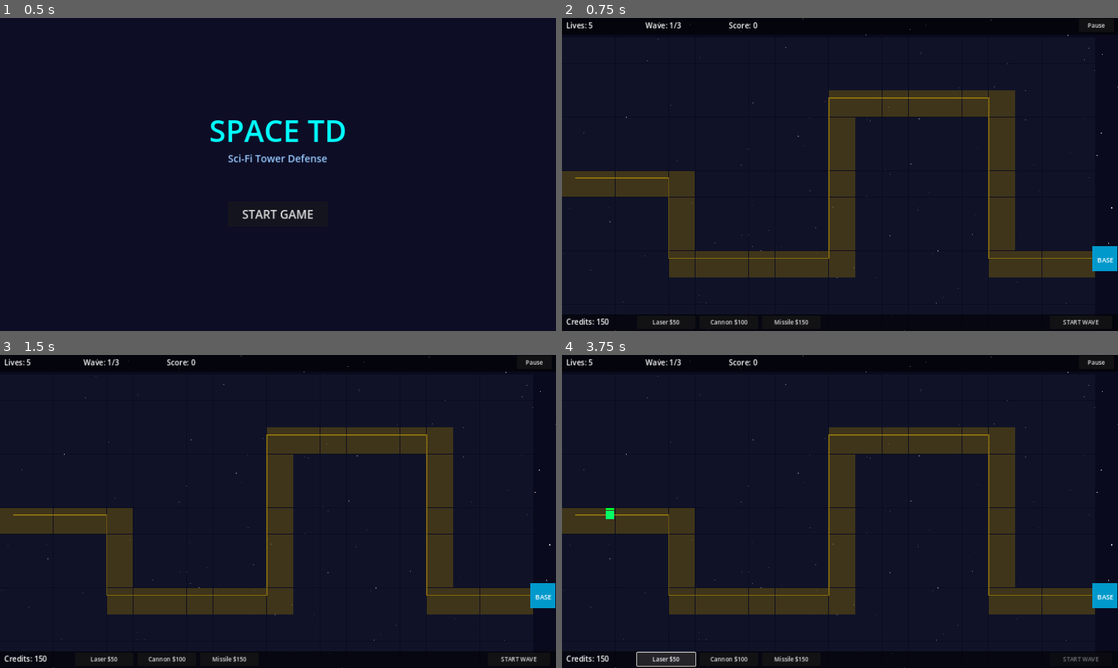
Above: before the commit, frames 1-4 (two rows, left to right).
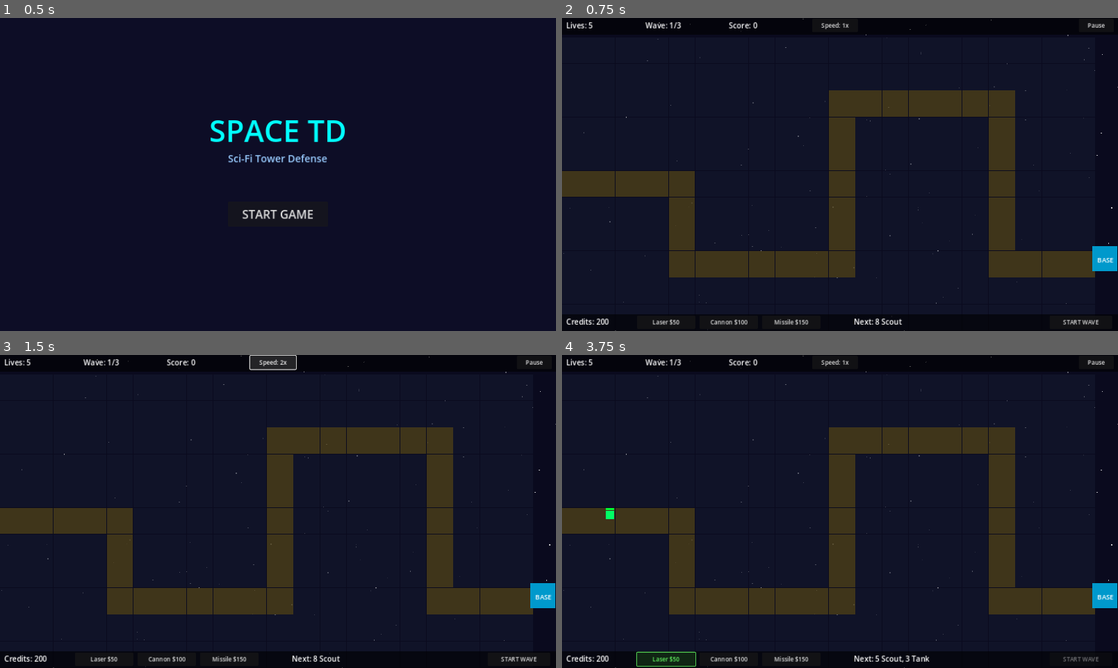
Above: after the commit, the same moments.

Repository: brew354/void_TD
Game: Godot game, scene res://Scenes/MenuScene.tscn
The game is run twice, just before and just after one commit, with the same random seed, the same clock (stepped at 60 frames per second) and the same inputs.
Inputs (mouse positions are in pixels of both pictures, inside the frame that each line leads up to):
- Up to frame 1 (0.5 s): no input
- Up to frame 2 (0.75 s): click "START GAME" at 0.5 s
- Up to frame 3 (1.5 s): click (272, 361) at 1.25 s, where only the run after the commit has a clickable "Speed: 1x"
- Up to frame 4 (3.75 s): click (834, 361) at 2 s, where only the run after the commit has a clickable "Speed: 2x"; click "START WAVE" at 2.75 s; click "Laser $50" at 3.5 s

Frame 1 is identical in both runs. In frame 2, 0.8% of the frame differs, in the area x 2-96%, y 1-98%; in frame 3, 1.1%, in the area x 2-96%, y 0-98%; in frame 4, 1.0%.

Commit message:
Add 7 gameplay and UX improvements
- Starting credits raised from 150 to 200
- Tower sell: right-click occupied tile for 50% credit refund
- Range rings hidden by default, shown on tower hover
- Selected tower button highlighted in green
- Wave preview label shows next wave composition
- Speed toggle button (1x/2x) in top bar
- Debug path line removed from gameplay

Co-Authored-By: Claude Sonnet 4.6 <noreply@anthropic.com>

Diff:
--- a/SpaceTD/HUD/HUDNode.gd
+++ b/SpaceTD/HUD/HUDNode.gd
@@ -7,13 +7,18 @@
 signal tower_selected(tower_type)
 signal start_wave_pressed
 signal pause_pressed
+signal speed_toggled(fast: bool)
 
 var _lives_label: Label
 var _wave_label: Label
 var _score_label: Label
 var _credits_label: Label
+var _next_wave_label: Label
 var _start_wave_btn: Button
 var _pause_btn: Button
+var _speed_btn: Button
+var _tower_btns: Array = []
+var _fast_mode: bool = false
 
 func _ready() -> void:
 	_build_hud()
@@ -45,6 +50,11 @@
 	_score_label = _make_label("Score: 0", Vector2(400, 5))
 	add_child(_score_label)
 
+	# Top: Speed toggle
+	_speed_btn = _make_button("Speed: 1x", Vector2(600, 2), Vector2(110, 30))
+	_speed_btn.pressed.connect(_on_speed_btn_pressed)
+	add_child(_speed_btn)
+
 	# Top: Pause button
 	_pause_btn = _make_button("Pause", Vector2(1240, 2), Vector2(84, 30))
 	_pause_btn.pressed.connect(func(): pause_pressed.emit())
@@ -63,8 +73,16 @@
 	for td in tower_defs:
 		var btn = _make_button(td[1], td[2], Vector2(140, 28))
 		var t = td[0]
-		btn.pressed.connect(func(): tower_selected.emit(t))
+		btn.pressed.connect(func():
+			tower_selected.emit(t)
+			set_selected_tower(t)
+		)
 		add_child(btn)
+		_tower_btns.append(btn)
+
+	# Bottom: Next wave preview
+	_next_wave_label = _make_label("", Vector2(700, 715))
+	add_child(_next_wave_label)
 
 	# Bottom: Start Wave button
 	_start_wave_btn = _make_button("START WAVE", Vector2(1170, 713), Vector2(150, 28))
@@ -101,3 +119,15 @@
 
 func set_start_wave_enabled(enabled: bool) -> void:
 	_start_wave_btn.disabled = not enabled
+
+func set_selected_tower(type: TowerDefinition.TowerType) -> void:
+	for i in _tower_btns.size():
+		_tower_btns[i].modulate = Color(0.4, 1.0, 0.4) if i == int(type) else Color(1, 1, 1)
+
+func update_next_wave(text: String) -> void:
+	_next_wave_label.text = text
+
+func _on_speed_btn_pressed() -> void:
+	_fast_mode = not _fast_mode
+	_speed_btn.text = "Speed: 2x" if _fast_mode else "Speed: 1x"
+	speed_toggled.emit(_fast_mode)
--- a/SpaceTD/Models/GameConfig.gd
+++ b/SpaceTD/Models/GameConfig.gd
@@ -8,6 +8,8 @@
 const SCENE_WIDTH: float = 1334.0
 const SCENE_HEIGHT: float = 750.0
 const STARTING_LIVES: int = 5
+const STARTING_CREDITS: int = 200
+const WAVE_COMPLETE_BONUS: int = 50
 
 # Path waypoints in scene coordinates
 const PATH_WAYPOINTS: Array = [
--- a/SpaceTD/Nodes/TowerNode.gd
+++ b/SpaceTD/Nodes/TowerNode.gd
@@ -47,13 +47,15 @@
 	_body.position = Vector2(-20, -20)
 	add_child(_body)
 
-	# Range ring (debug visual)
+	# Range ring — visible on hover only
 	_range_ring = Node2D.new()
+	_range_ring.visible = false
 	add_child(_range_ring)
-	# We'll draw the ring via _draw on a separate node
 	var ring = _RangeRing.new()
 	ring.radius = range_radius
 	_range_ring.add_child(ring)
+	_body.mouse_entered.connect(func(): _range_ring.visible = true)
+	_body.mouse_exited.connect(func(): _range_ring.visible = false)
 
 func apply_stun(duration: float) -> void:
 	_stun_timer = max(_stun_timer, duration)
--- a/SpaceTD/Scenes/GameScene.gd
+++ b/SpaceTD/Scenes/GameScene.gd
@@ -15,10 +15,11 @@
 const HUDNode         = preload("res://HUD/HUDNode.gd")
 const GameOverScene   = preload("res://Scenes/GameOverScene.gd")
 const BaseNode        = preload("res://Nodes/BaseNode.gd")
+const WaveDefinition  = preload("res://Models/WaveDefinition.gd")
 
 # ── Game State ──────────────────────────────────────────────────────────────
 var lives: int = GameConfig.STARTING_LIVES
-var currency: int = 150
+var currency: int = GameConfig.STARTING_CREDITS
 var current_wave: int = 0
 var score: int = 0
 
@@ -51,7 +52,6 @@
 	_init_systems()
 	_build_grid()
 	_spawn_base()
-	_draw_path_debug()
 	_build_hud()
 
 # ── Layer Setup ───────────────────────────────────────────────────────────────
@@ -124,15 +124,6 @@
 	enemy_layer.add_child(base)
 	base.setup(GameConfig.PATH_WAYPOINTS[-1])
 
-func _draw_path_debug() -> void:
-	# Draw the path as a line for debugging
-	var line = Line2D.new()
-	line.width = 3.0
-	line.default_color = Color(1.0, 0.8, 0.0, 0.4)
-	for wp in GameConfig.PATH_WAYPOINTS:
-		line.add_point(wp)
-	path_layer.add_child(line)
-
 # ── HUD ───────────────────────────────────────────────────────────────────────
 func _build_hud() -> void:
 	hud = HUDNode.new()
@@ -140,6 +131,7 @@
 	hud.tower_selected.connect(_on_hud_tower_selected)
 	hud.start_wave_pressed.connect(_on_hud_start_wave)
 	hud.pause_pressed.connect(_on_hud_pause)
+	hud.speed_toggled.connect(_on_speed_toggled)
 	_refresh_hud()
 
 func _refresh_hud() -> void:
@@ -149,6 +141,17 @@
 	hud.update_score(score)
 	hud.update_credits(currency)
 	hud.set_start_wave_enabled(state_machine.can_start_wave())
+	hud.update_next_wave(_wave_preview_text())
+
+func _wave_preview_text() -> String:
+	var waves = WaveDefinition.all_waves()
+	var next_idx = wave_manager.current_wave_number() - 1
+	if next_idx >= waves.size():
+		return ""
+	var parts = []
+	for g in waves[next_idx].groups:
+		parts.append("%d %s" % [g.count, EnemyDefinition.stats(g.type)["label"]])
+	return "Next: " + ", ".join(parts)
 
 # ── Main Update Loop ──────────────────────────────────────────────────────────
 func _process(delta: float) -> void:
@@ -159,6 +162,28 @@
 	tower_manager.update(delta, enemies)
 
 # ── Input ─────────────────────────────────────────────────────────────────────
+func _input(event: InputEvent) -> void:
+	if event is InputEventMouseButton and event.pressed and event.button_index == MOUSE_BUTTON_RIGHT:
+		var coord = GameConfig.grid_coord(event.position)
+		if coord != null:
+			_sell_tower(coord.x, coord.y)
+
+func _sell_tower(col: int, row: int) -> void:
+	if not state_machine.can_place_tower():
+		return
+	if grid_manager.get_state(col, row) != GridManager.TileState.OCCUPIED:
+		return
+	var pos = GameConfig.scene_position(col, row)
+	for tower in tower_manager.towers:
+		if is_instance_valid(tower) and tower.position.distance_to(pos) < 1.0:
+			currency += TowerDefinition.stats(tower.tower_type)["cost"] / 2
+			grid_manager.remove(col, row)
+			tile_nodes[row][col].set_state(GridManager.TileState.EMPTY)
+			tower_manager.remove_tower(tower)
+			tower.queue_free()
+			hud.update_credits(currency)
+			break
+
 func _on_tile_clicked(col: int, row: int) -> void:
 	if not state_machine.can_place_tower():
 		return
@@ -201,7 +226,11 @@
 	state_machine.transition_to(GameStateMachine.State.WAVE_IN_PROGRESS)
 	wave_manager.start_wave()
 	hud.update_wave(wave_manager.current_wave_number() - 1, wave_manager.total_waves())
+	hud.update_next_wave(_wave_preview_text())
 	hud.set_start_wave_enabled(false)
+
+func _on_speed_toggled(fast: bool) -> void:
+	Engine.time_scale = 2.0 if fast else 1.0
 
 func _on_hud_pause() -> void:
 	if state_machine.current == GameStateMachine.State.PAUSED:
@@ -252,15 +281,19 @@
 func _on_wave_complete() -> void:
 	if lives <= 0:
 		return
+	currency += GameConfig.WAVE_COMPLETE_BONUS
+	hud.update_credits(currency)
 	if not wave_manager.has_more_waves():
 		_trigger_game_over(true)
 		return
 	state_machine.transition_to(GameStateMachine.State.WAVE_CLEAR)
 	hud.update_wave(wave_manager.current_wave_number() - 1, wave_manager.total_waves())
+	hud.update_next_wave(_wave_preview_text())
 	hud.set_start_wave_enabled(true)
 
 # ── Game Over ─────────────────────────────────────────────────────────────────
 func _trigger_game_over(victory: bool) -> void:
+	Engine.time_scale = 1.0
 	state_machine.transition_to(GameStateMachine.State.GAME_OVER)
 	await get_tree().create_timer(1.5).timeout
 	var scene = GameOverScene.new()
--- a/SpaceTD/validate.gd
+++ b/SpaceTD/validate.gd
@@ -28,6 +28,8 @@
 	# --- GameConfig ---
 	print("[ GameConfig ]")
 	_assert(GameConfig.STARTING_LIVES == 5, "STARTING_LIVES = 5")
+	_assert(GameConfig.STARTING_CREDITS == 200, "STARTING_CREDITS = 200")
+	_assert(GameConfig.WAVE_COMPLETE_BONUS == 50, "WAVE_COMPLETE_BONUS = 50")
 	_assert(GameConfig.TILE_SIZE == 64.0, "TILE_SIZE = 64")
 	_assert(GameConfig.GRID_COLS == 20, "GRID_COLS = 20")
 	_assert(GameConfig.GRID_ROWS == 11, "GRID_ROWS = 11")
